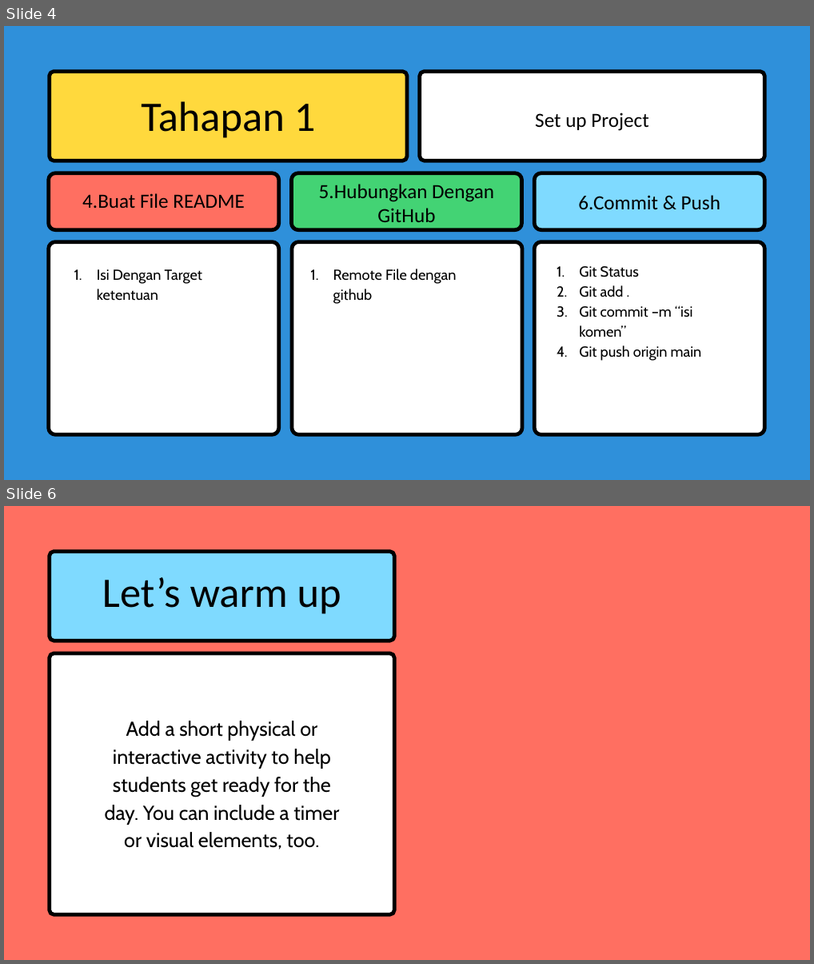
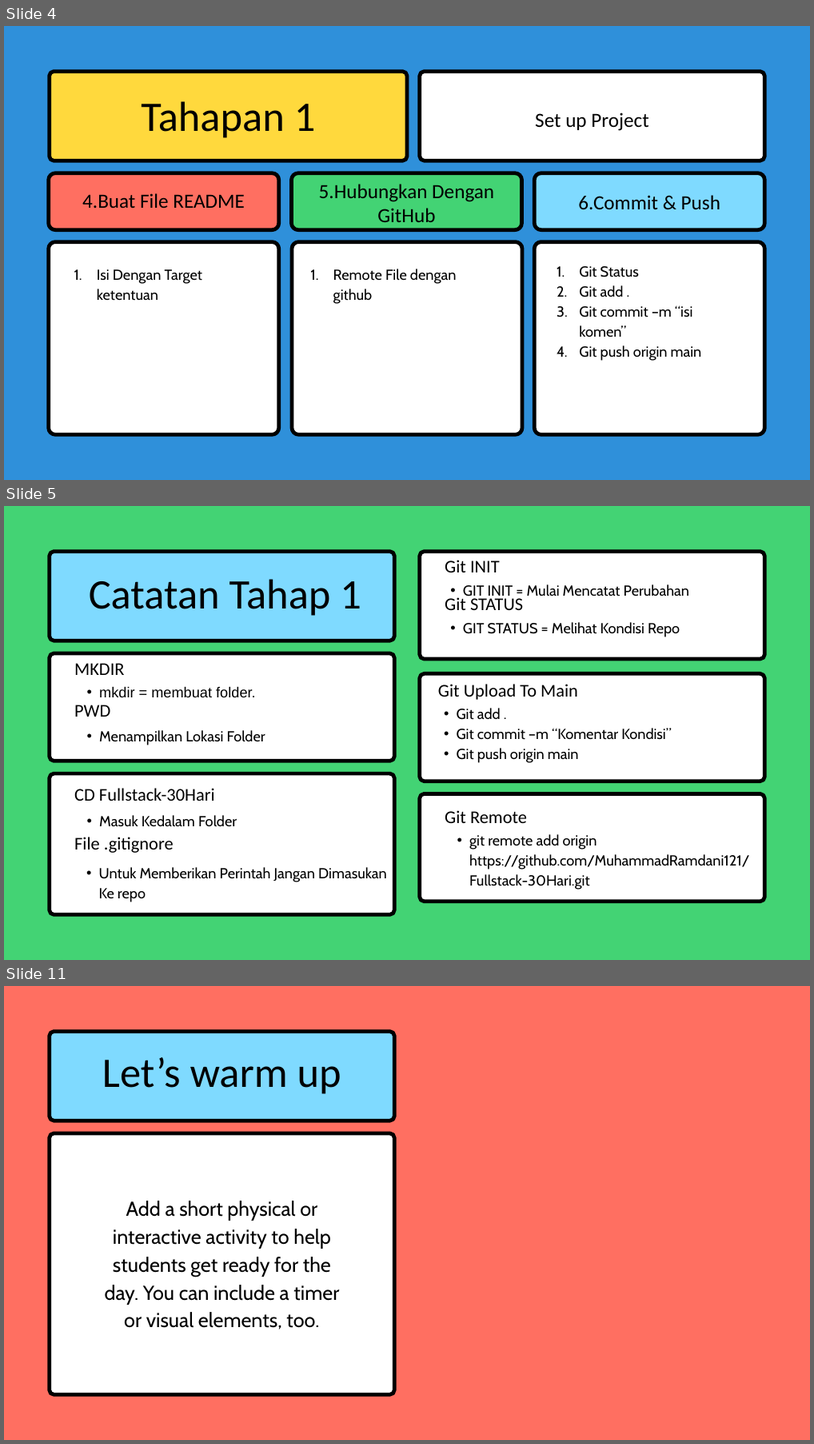
Before and after one commit to MuhammadRamdani121/Fullstack-30Hari, a slide deck: Rangkuman Cepat.pptx. Shown one above the other, each under a label of ours: slides 4 and 6 before the commit, slides 4, 5 and 11 after it; the slides between them are not shown. The pictures are 814x964 and 814x1444 pixels, drawn with LibreOffice and Linux fonts; fonts in the diff are those of the drawing. Boxes give left, top, right and bottom in pixels: in the first picture for what was removed or moved away, otherwise in the second. Text is boxed around its words. In the diff, an @@ line names an element or a change of style, - is before the commit and + after.

```diff
--- a/Rangkuman Cepat.pptx
+++ b/Rangkuman Cepat.pptx
@@ slide 5 added at (x1=4, y1=506, x2=810, y2=960), background #43D374 @@
@@ freeform shape added at (x1=49, y1=551, x2=394, y2=640), fill #7FDAFF, outline #000000 6.75 pt @@
@@ freeform shape added at (x1=420, y1=551, x2=765, y2=659), fill #FFFFFF, outline #000000 6.75 pt @@
@@ text added at (x1=445, y1=560, x2=500, y2=572), 32 pt, text #000000 @@
+Git INIT
@@ text added at (x1=89, y1=579, x2=362, y2=616), 75 pt, text #000000 @@
+Catatan Tahap 1
@@ text added at (x1=445, y1=597, x2=523, y2=610), 32 pt, text #000000 @@
+Git STATUS
@@ text added at (x1=463, y1=584, x2=690, y2=600), 26 pt, text #000000 @@
+  • GIT INIT = Mulai Mencatat Perubahan
@@ text added at (x1=463, y1=622, x2=680, y2=637), 26 pt, text #000000 @@
+  • GIT STATUS = Melihat Kondisi Repo
@@ freeform shape added at (x1=49, y1=653, x2=394, y2=761), fill #FFFFFF, outline #000000 6.75 pt @@
@@ text added at (x1=74, y1=663, x2=124, y2=675), 32 pt, text #000000 @@
+MKDIR
@@ freeform shape added at (x1=420, y1=673, x2=765, y2=781), fill #FFFFFF, outline #000000 6.75 pt @@
@@ text added at (x1=99, y1=686, x2=256, y2=697), 26 pt, text #000000 @@
+  • mkdir = membuat folder.
@@ text added at (x1=438, y1=684, x2=578, y2=700), 32 pt, text #000000 @@
+Git Upload To Main
@@ text added at (x1=74, y1=704, x2=110, y2=716), 32 pt, text #000000 @@
+PWD
@@ text added at (x1=457, y1=708, x2=671, y2=763), 26 pt, text #000000 @@
+  • Git add .
+  • Git commit –m “Komentar Kondisi”
+  • Git push origin main
@@ text added at (x1=99, y1=730, x2=266, y2=744), 26 pt, text #000000 @@
+  • Menampilkan Lokasi Folder
@@ freeform shape added at (x1=49, y1=773, x2=394, y2=915), fill #FFFFFF, outline #000000 6.75 pt @@
@@ text added at (x1=74, y1=788, x2=215, y2=800), 32 pt, text #000000 @@
+CD Fullstack-30Hari
@@ freeform shape added at (x1=420, y1=793, x2=765, y2=901), fill #FFFFFF, outline #000000 6.75 pt @@
@@ text added at (x1=99, y1=815, x2=237, y2=826), 26 pt, text #000000 @@
+  • Masuk Kedalam Folder
@@ text added at (x1=445, y1=810, x2=527, y2=823), 32 pt, text #000000 @@
+Git Remote
@@ text added at (x1=74, y1=836, x2=174, y2=852), 32 pt, text #000000 @@
+File .gitignore
@@ text added at (x1=470, y1=834, x2=750, y2=889), 26 pt, text #000000 @@
+  • git remote add origin https://github.com/MuhammadRamdani121/Fullstack-30Hari.git
@@ text added at (x1=99, y1=867, x2=387, y2=902), 26 pt, text #000000 @@
+  • Untuk Memberikan Perintah Jangan Dimasukan Ke repo
@@ what was slide 6 is now slide 11 @@
```
Also in this commit, not shown: 1 slide changed, 5 other slides added, 3 slides removed, 1 other file.
